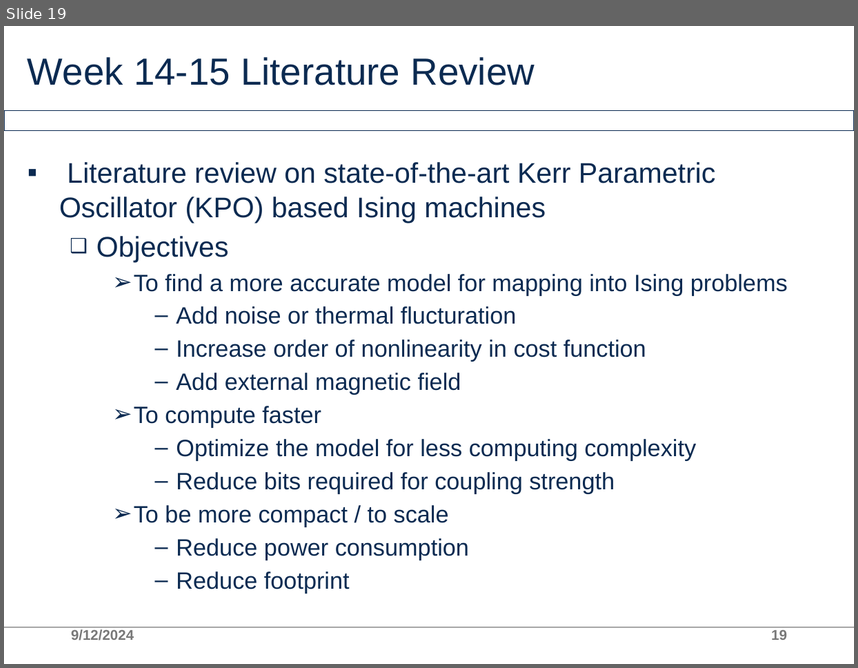
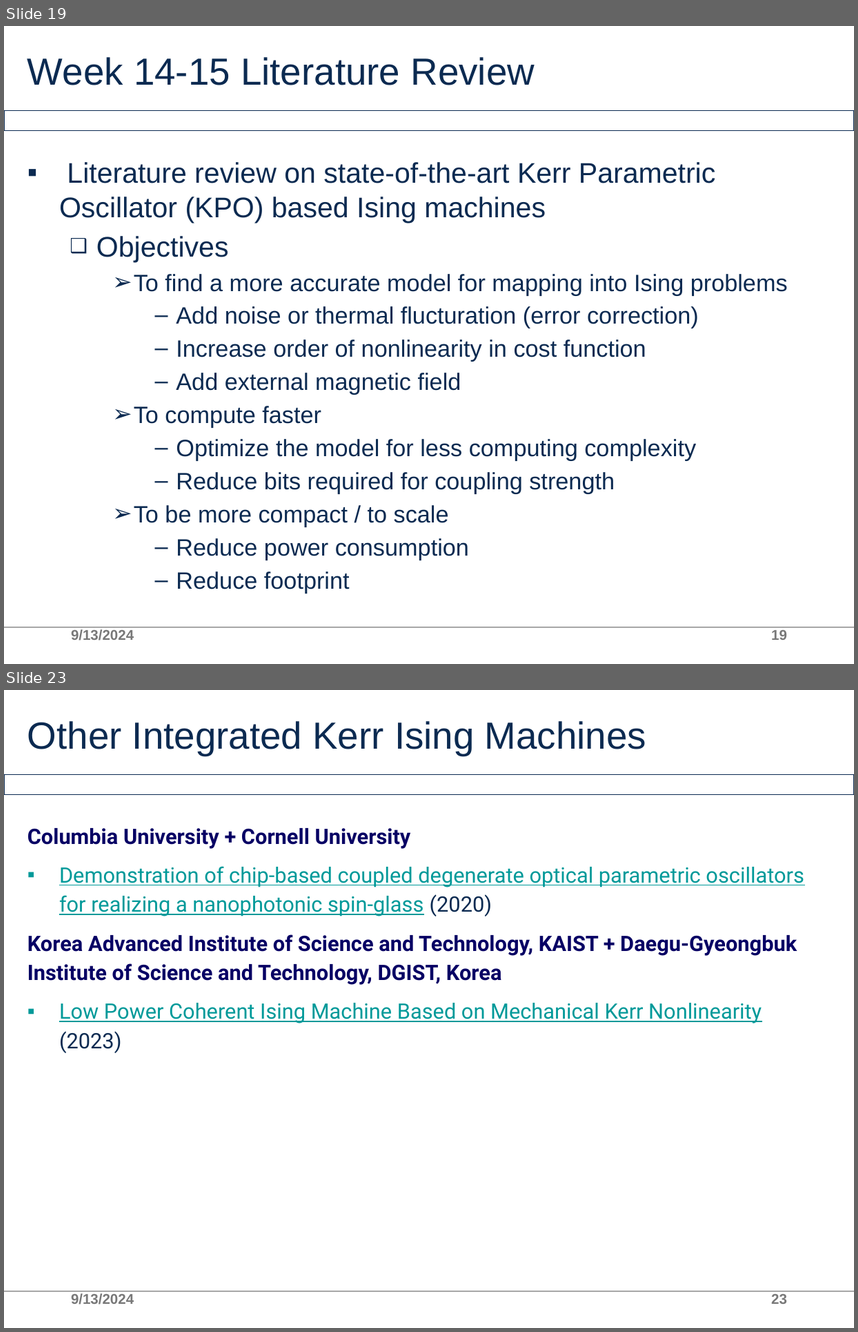
Before and after one commit to AllInCoffee/WHK_workplace, a slide deck: progress.pptx. Shown one above the other, each under a label of ours: slide 19 before the commit, slides 19 and 23 after it; the slides between them are not shown. The pictures are 858x668 and 858x1332 pixels, drawn with LibreOffice and Linux fonts; fonts in the diff are those of the drawing; background and template pictures are left out. Boxes give left, top, right and bottom in pixels: in the first picture for what was removed or moved away, otherwise in the second. Text is boxed around its words. In the diff, an @@ line names an element or a change of style, - is before the commit and + after.

```diff
--- a/progress.pptx
+++ b/progress.pptx
@@ slide 23 added at bbox=[4, 690, 854, 1328], background #FFFFFF; not listed: 2 template elements that a slide beside it also shows @@
@@ title added at bbox=[27, 721, 646, 756], 32 pt, text #0B2A51 @@
+Other Integrated Kerr Ising Machines
@@ text added at bbox=[27, 828, 804, 1053], 18 pt, text #009999, underline @@
+Columbia University + Cornell University
+▪ Demonstration of chip-based coupled degenerate optical parametric oscillators for realizing a nanophotonic spin-glass (2020)
+Korea Advanced Institute of Science and Technology, KAIST + Daegu-Gyeongbuk Institute of Science and Technology, DGIST, Korea
+▪ Low Power Coherent Ising Machine Based on Mechanical Kerr Nonlinearity (2023)
@@ text added at bbox=[71, 1293, 134, 1304], 12 pt, text #797979 @@
+9/13/2024
@@ page number added at bbox=[771, 1294, 787, 1303], 12 pt, text #797979 @@
+23
@@ slide 19 changed as well @@
@@ text at bbox=[176, 306, 699, 328]: text changed @@
-      – Add noise or thermal flucturation
+      – Add noise or thermal flucturation (error correction)
@@ text at bbox=[71, 629, 134, 640]: text changed @@
-9/12/2024
+9/13/2024
```
Also in this commit, not shown: 17 other slides changed, 3 other slides added, 1 other file.
